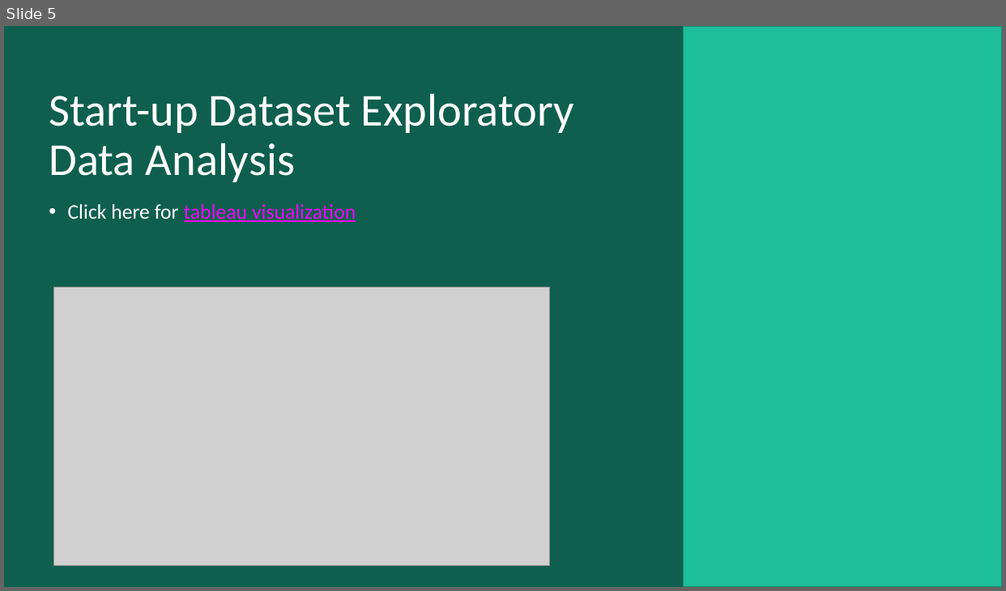
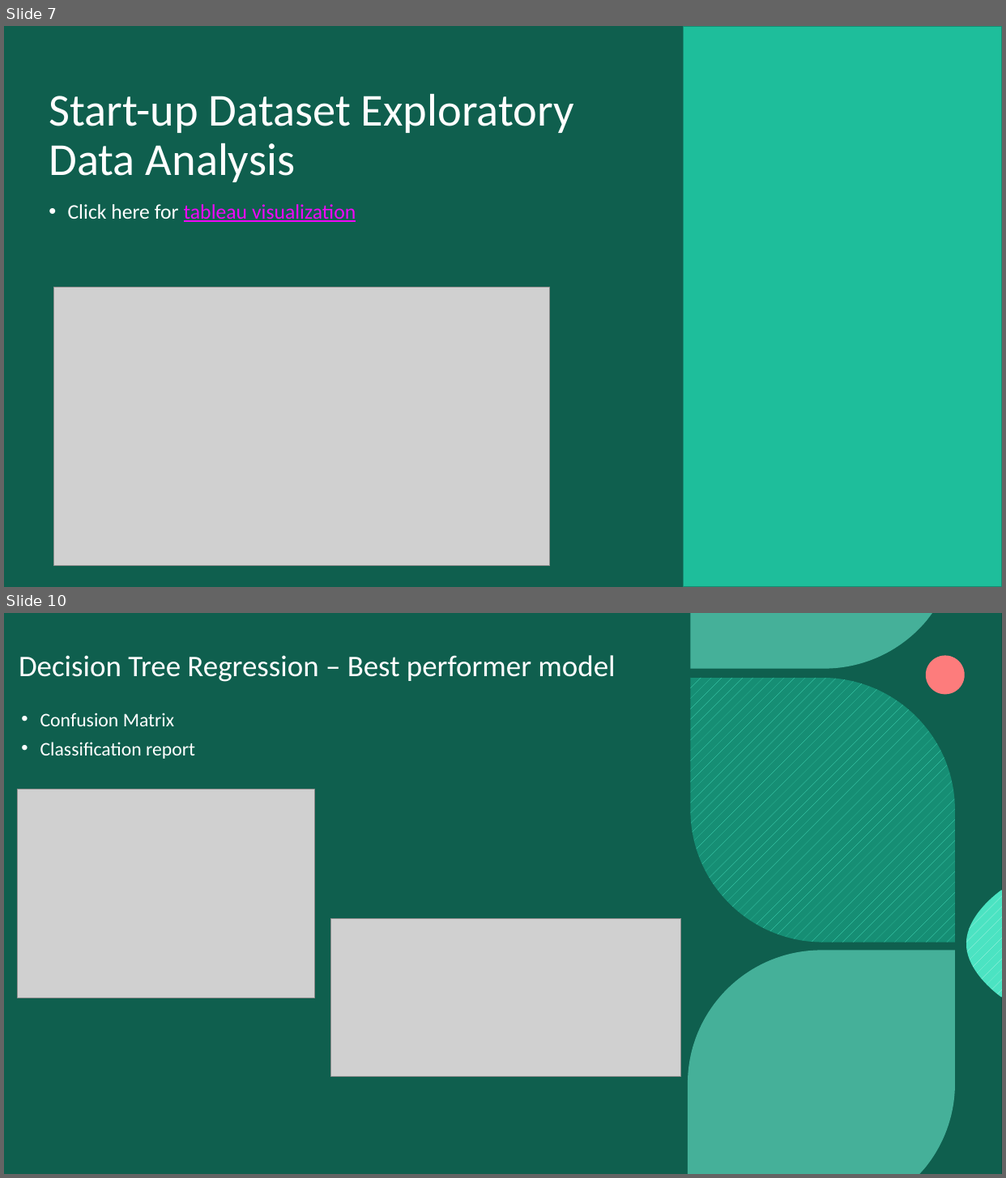
Before and after one commit to Paulabvc/startups_project, a slide deck: Final_project_startup/Presentation/final_startup.pptm. Shown one above the other, each under a label of ours: slide 5 before the commit, slides 7 and 10 after it; the slides between them are not shown. The pictures are 1006x591 and 1006x1178 pixels, drawn with LibreOffice and Linux fonts; fonts in the diff are those of the drawing; grey boxes stand for pictures; background and template pictures are left out. Boxes give left, top, right and bottom in pixels: in the first picture for what was removed or moved away, otherwise in the second. Text is boxed around its words. In the diff, an @@ line names an element or a change of style, - is before the commit and + after.

```diff
--- a/Final_project_startup/Presentation/final_startup.pptm
+++ b/Final_project_startup/Presentation/final_startup.pptm
@@ slide 10 added at (x1=4, y1=613, x2=1002, y2=1174), background picture (left out); not listed: 4 template elements that a slide beside it also shows @@
@@ title added at (x1=19, y1=655, x2=615, y2=682), 28.8 pt, text #FFFFFF @@
+Decision Tree Regression – Best performer model
@@ ellipse added at (x1=926, y1=656, x2=965, y2=695), fill #FD7C7C @@
@@ freeform shape added at (x1=691, y1=678, x2=955, y2=943), fill pattern #4BE3C2 on #178E74 @@
@@ text added at (x1=40, y1=713, x2=195, y2=759), 18.5 pt, text #FFFFFF @@
+• Confusion Matrix
+• Classification report
@@ picture added at (x1=18, y1=789, x2=315, y2=998) @@
@@ picture added at (x1=331, y1=918, x2=681, y2=1076) @@
@@ what was slide 5 is now slide 7 @@
```
Also in this commit, not shown: 4 slides changed, 4 other slides added, 1 slide removed, 3 other files.
